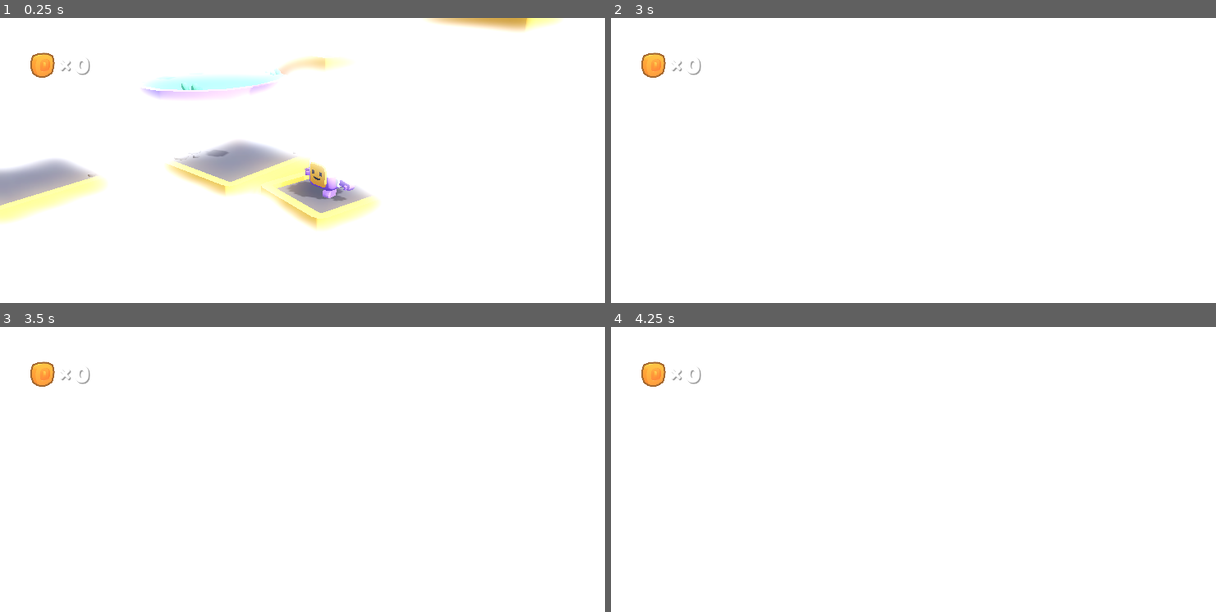
Above: before the commit, frames 1-4 (two rows, left to right).
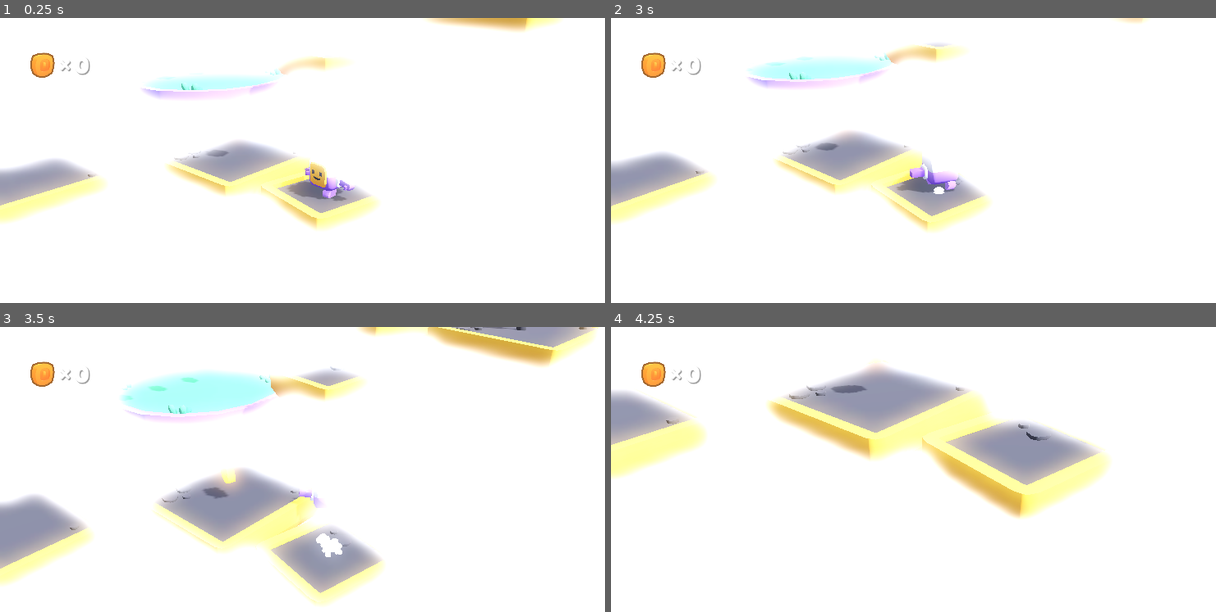
Above: after the commit, the same moments.

Repository: KenneyNL/Starter-Kit-3D-Platformer
Game: Godot game, scene res://scenes/main.tscn
Two runs of this game, one before a commit and one after it. Both use one fixed random seed, a clock stepped at 60 frames per second and the inputs below.
Inputs (mouse positions are in pixels of both pictures, inside the frame that each line leads up to):
- Up to frame 1 (0.25 s): no input
- Up to frame 2 (3 s): move the mouse to (1082, 183) at 0.52 s; hold D (move_right) 0.53-1.28 s; tap K (camera_down) at 0.6 s; tap Space (jump) at 0.77, 1.52 s; move the mouse to (810, 220) at 1.27 s; hold S (move_back) 1.28-2.03 s; tap J (camera_left) at 1.35 s; move the mouse to (1004, 120) at 2.02 s; hold D (move_right) 2.03-2.78 s; tap L (camera_right) at 2.1 s; tap Enter at 2.75 s; move the mouse to (907, 277) at 2.77 s; hold W (move_forward) from 2.78 s (still down); tap I (camera_up) at 2.85 s
- Up to frame 3 (3.5 s): keep holding W (move_forward); tap Space (jump) at 3.02 s
- Up to frame 4 (4.25 s): move the mouse to (1137, 566) at 3.52 s; release W (move_forward) at 3.53 s; hold A (move_left) from 3.53 s (still down); tap Mouse wheel up (zoom_in) at 3.6 s; tap Space (jump) at 3.77 s

Frame 1 is identical in both runs. In frame 2, 11% of the frame differs, in the area x 0-89%, y 0-75%; in frame 3, 19%, in the area x 0-100%, y 0-98%; in frame 4, 17%.

Commit message:
added respawn area / trigger

Diff:
--- a/scenes/main.tscn
+++ b/scenes/main.tscn
@@ -57,6 +57,9 @@
 _data = [Vector2(0, 0), 0.0, 0.0, 0, 0, Vector2(0.249284, 1), 0.0, 0.0, 0, 0, Vector2(1, 0), 0.0, 0.0, 0, 0]
 point_count = 3
 
+[sub_resource type="BoxShape3D" id="BoxShape3D_bxyhw"]
+size = Vector3(30, 1, 30)
+
 [sub_resource type="LabelSettings" id="LabelSettings_38ys3"]
 font = ExtResource("11_dkqcs")
 font_size = 48
@@ -79,11 +82,20 @@
 
 [node name="Character" parent="Player" instance=ExtResource("2_g2iyx")]
 
+[node name="leg-left" parent="Player/Character/character2/root" index="0"]
+transform = Transform3D(0.965926, 0, 0.258819, 0, 1, 0, -0.258819, 0, 0.965926, 0.125, 0.17625, -0.02375)
+
+[node name="leg-right" parent="Player/Character/character2/root" index="1"]
+transform = Transform3D(0.965926, 0, -0.258819, 0, 1, 0, 0.258819, 0, 0.965926, -0.125, 0.17625, -0.02375)
+
+[node name="torso" parent="Player/Character/character2/root" index="2"]
+transform = Transform3D(1, 0, 0, 0, 0.996195, 0.0871557, 0, -0.0871557, 0.996195, -1.80478e-15, 0.17625, -0.02375)
+
 [node name="arm-left" parent="Player/Character/character2/root/torso" index="0"]
-transform = Transform3D(0.707107, -0.707107, 0, 0.707107, 0.707107, 0, 0, 0, 1, 0.3, 0.2, 0)
+transform = Transform3D(0.707107, 0.707107, 0, -0.707107, 0.707107, 0, 0, 0, 1, 0.3, 0.2, 0)
 
 [node name="arm-right" parent="Player/Character/character2/root/torso" index="1"]
-transform = Transform3D(0.707107, 0.707107, 0, -0.707107, 0.707107, 0, 0, 0, 1, -0.3, 0.1445, 0)
+transform = Transform3D(0.707107, -0.707107, 0, 0.707107, 0.707107, 0, 0, 0, 1, -0.3, 0.1445, 0)
 
 [node name="Shadow" type="Decal" parent="Player"]
 transform = Transform3D(1, 0, 0, 0, 1, 0, 0, 0, 1, 0, -0.9, 0)
@@ -118,6 +130,7 @@
 
 [node name="Camera" type="Camera3D" parent="View"]
 transform = Transform3D(1, 0, 0, 0, 1, 0, 0, 0, 1, 0, 0, 10)
+current = true
 fov = 40.0
 
 [node name="World" type="Node3D" parent="."]
@@ -157,6 +170,12 @@
 
 [node name="coin4" parent="World" instance=ExtResource("10_fwhys")]
 transform = Transform3D(1, 0, 0, 0, 1, 0, 0, 0, 1, -7.0437, 1.97005, -2.33003)
+
+[node name="respawn" type="Area3D" parent="World"]
+transform = Transform3D(1, 0, 0, 0, 1, 0, 0, 0, 1, 2.08165e-12, -15, 2.08165e-12)
+
+[node name="CollisionShape3D" type="CollisionShape3D" parent="World/respawn"]
+shape = SubResource("BoxShape3D_bxyhw")
 
 [node name="Sun" type="DirectionalLight3D" parent="."]
 transform = Transform3D(-0.422618, -0.694272, 0.582563, 0, 0.642788, 0.766044, -0.906308, 0.323744, -0.271654, 0, 0, 0)
@@ -191,5 +210,6 @@
 label_settings = SubResource("LabelSettings_38ys3")
 
 [connection signal="coin_collected" from="Player" to="HUD" method="_on_coin_collected"]
+[connection signal="body_entered" from="World/respawn" to="Player" method="_on_respawn_body_entered"]
 
 [editable path="Player/Character"]
--- a/scripts/player.gd
+++ b/scripts/player.gd
@@ -143,3 +143,8 @@
 	coins += 1
 
 	emit_signal("coin_collected", coins)
+
+# Respawn
+
+func _on_respawn_body_entered(_body):
+	get_tree().reload_current_scene()
Not shown: 1 places in scenes/main.tscn that only renumber resources
